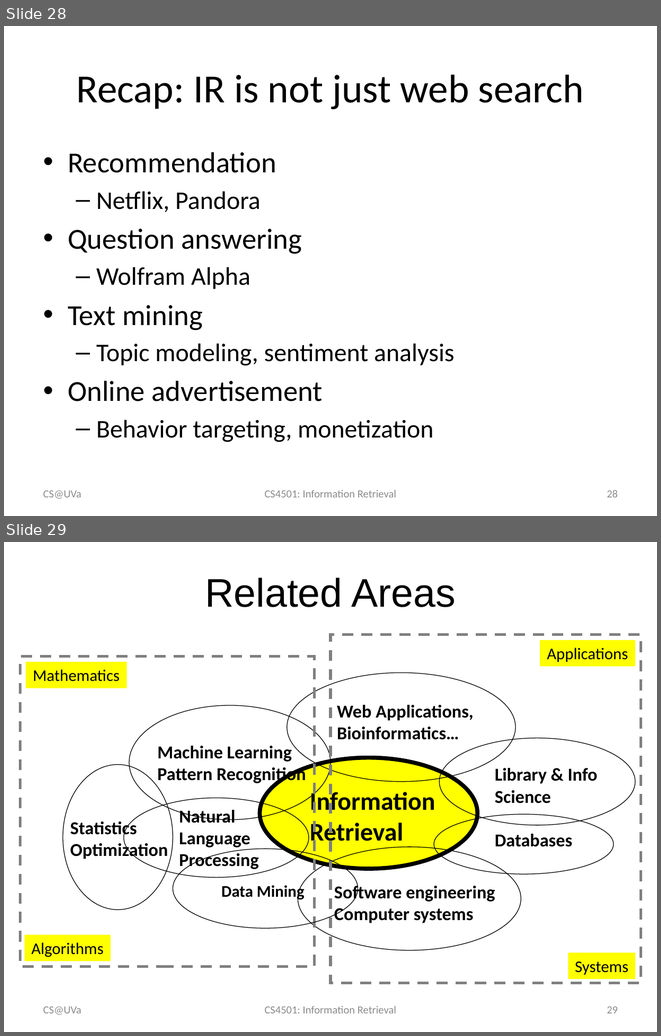
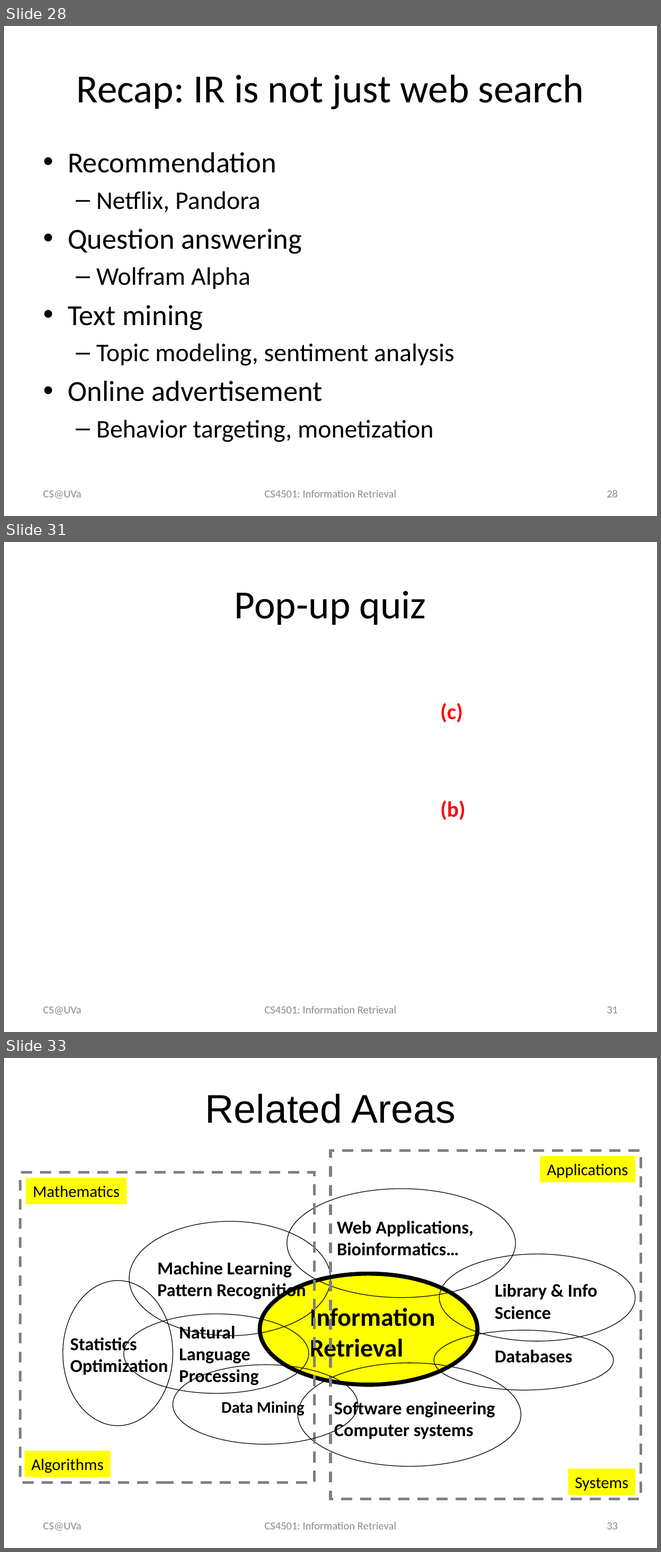
Before and after one commit to wang296/IR2015, a slide deck: docs/Introduction to Information Retrieval.pptx. Shown one above the other, each under a label of ours: slides 28 and 29 before the commit, slides 28, 31 and 33 after it; the slides between them are not shown. The pictures are 661x1036 and 661x1552 pixels, drawn with LibreOffice and Linux fonts; fonts in the diff are those of the drawing; grey boxes stand for pictures. Boxes give left, top, right and bottom in pixels: in the first picture for what was removed or moved away, otherwise in the second. Text is boxed around its words. In the diff, an @@ line names an element or a change of style, - is before the commit and + after.

```diff
--- a/docs/Introduction to Information Retrieval.pptx
+++ b/docs/Introduction to Information Retrieval.pptx
@@ slide 31 added at [4, 542, 657, 1032], background #FFFFFF @@
@@ title added at [235, 591, 426, 625], 44 pt, text #000000 @@
+Pop-up quiz
@@ text added at [440, 703, 463, 722], 24 pt, text #FF0000, bold @@
+(c)
@@ text added at [440, 800, 466, 820], 24 pt, text #FF0000, bold @@
+(b)
@@ text added at [43, 1006, 81, 1014], 12 pt, text #8C8C8C @@
+CS@UVa
@@ text added at [265, 1006, 396, 1013], 12 pt, text #8C8C8C @@
+CS4501: Information Retrieval
@@ page number added at [607, 1006, 618, 1013], 12 pt, text #8C8C8C @@
+31
@@ what was slide 29 is now slide 33 @@
@@ page number at [607, 1522, 618, 1529]: text changed @@
-29
+33
```
Also in this commit, not shown: 1 slide changed, 3 other slides added, 4 other files.
